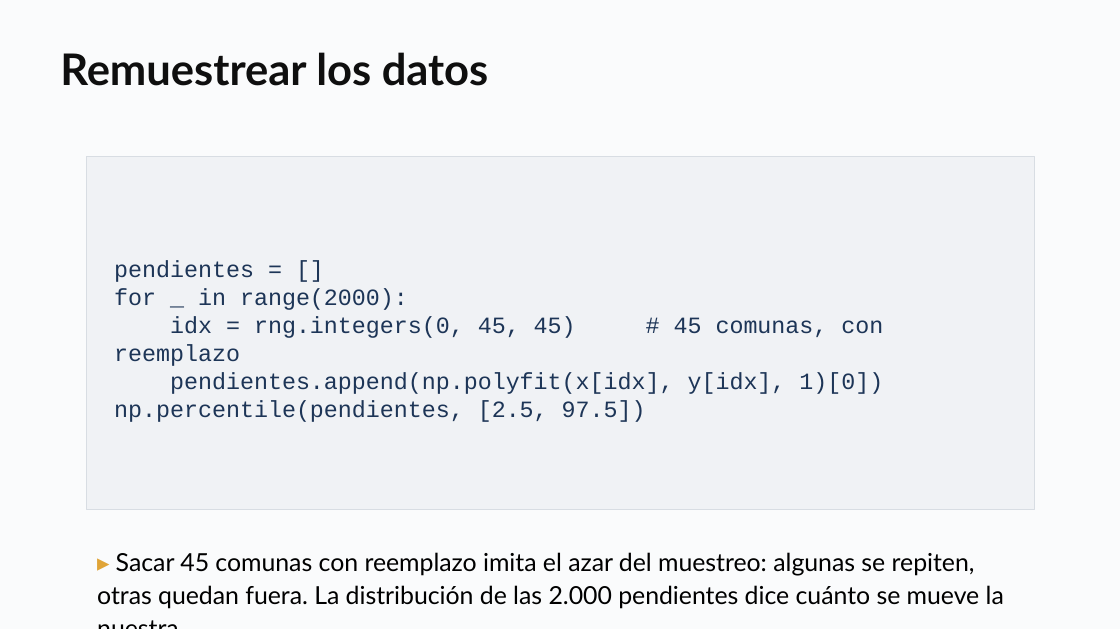
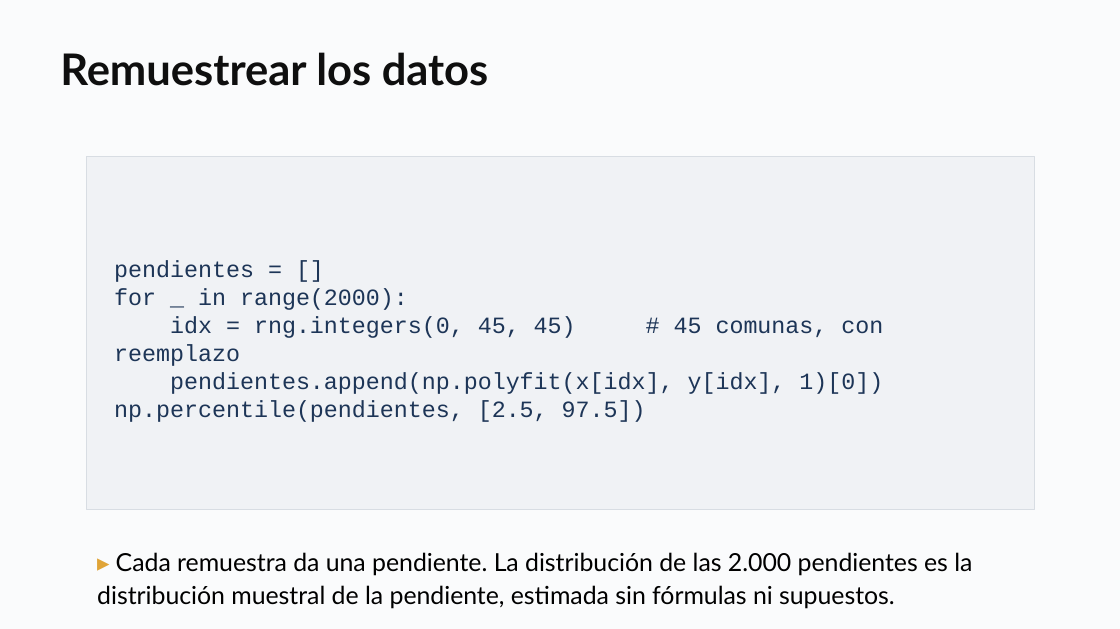
Before and after one commit to daniopitz/diplomado-cdd, a slide deck: slide 22 of presentaciones/clase05_probabilidad_inferencia.pptx (slide 31 before the commit). Drawn at 1120x629 pixels with LibreOffice and Linux fonts; fonts in the diff are those of the drawing. Boxes give left, top, right and bottom in pixels: in the first picture for what was removed or moved away, otherwise in the second. Text is boxed around its words. In the diff, an @@ line names an element or a change of style, - is before the commit and + after.

```diff
--- a/presentaciones/clase05_probabilidad_inferencia.pptx
+++ b/presentaciones/clase05_probabilidad_inferencia.pptx
@@ text at [97, 552, 972, 609]: text changed @@
-▸ Sacar 45 comunas con reemplazo imita el azar del muestreo: algunas se repiten, otras quedan fuera. La distribución de las 2.000 pendientes dice cuánto se mueve la nuestra.
+▸ Cada remuestra da una pendiente. La distribución de las 2.000 pendientes es la distribución muestral de la pendiente, estimada sin fórmulas ni supuestos.
```
Also in this commit, not shown: 14 other slides changed, 8 slides added, 2 slides removed, 4 other files.
